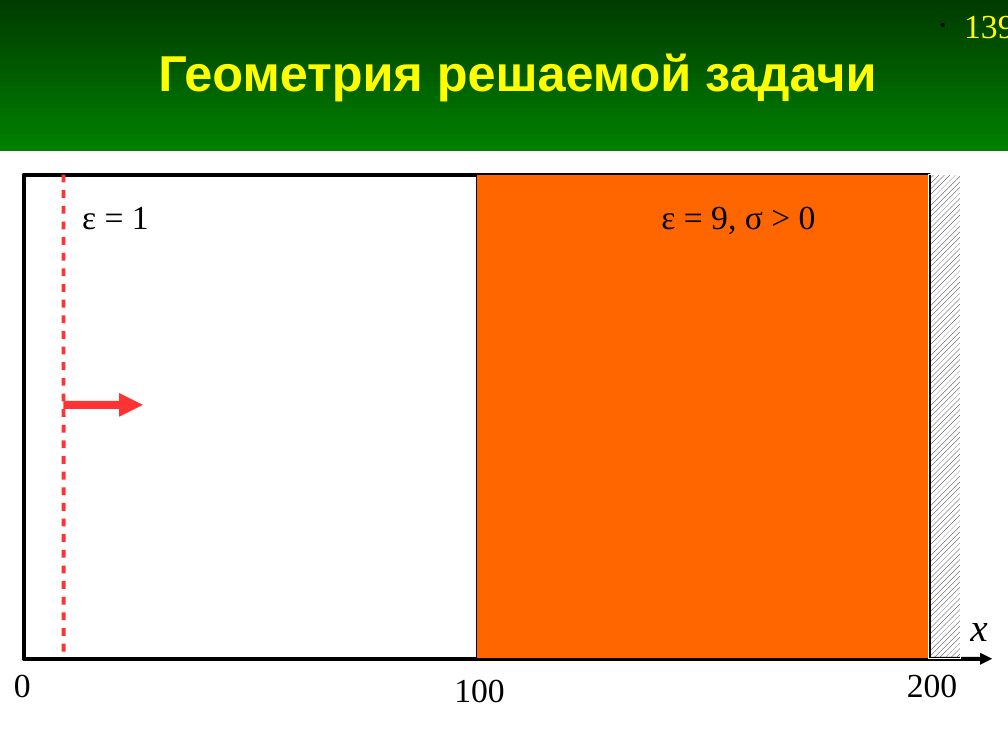
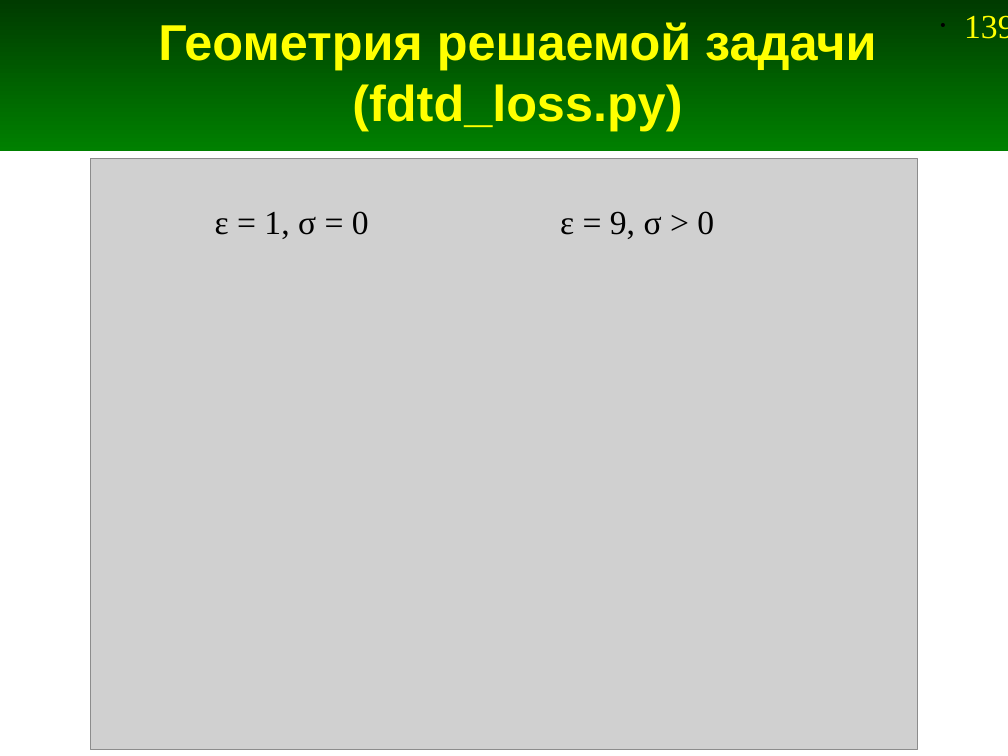
Before and after one commit to andris0147sv/modelling, a slide deck: slide 139 of presentations/2. FDTD.odp. Drawn at 1008x756 pixels with LibreOffice and Linux fonts; fonts in the diff are those of the drawing; grey boxes stand for pictures. Boxes give left, top, right and bottom in pixels: in the first picture for what was removed or moved away, otherwise in the second. Text is boxed around its words. In the diff, an @@ line names an element or a change of style, - is before the commit and + after.

```diff
--- a/presentations/2. FDTD.odp
+++ b/presentations/2. FDTD.odp
@@ title at bbox=[158, 22, 876, 131]: text changed @@
-Геометрия решаемой задачи
+Геометрия решаемой задачи
+(fdtd_loss.py)
@@ rectangle removed at bbox=[24, 174, 929, 658] @@
@@ line removed from (64, 174) to (64, 659) @@
@@ picture added at bbox=[91, 158, 918, 750] @@
@@ rectangle removed at bbox=[476, 174, 928, 658] @@
@@ rectangle removed at bbox=[928, 174, 960, 658] @@
@@ text "ε = 9, σ > ...": place and size @@
-text "ε = 9, σ > ..." at bbox=[661, 206, 816, 234]
+text "ε = 9, σ > ..." at bbox=[560, 211, 714, 239]
@@ text at bbox=[215, 211, 369, 239]: text changed @@
-ε = 1
+ε = 1, σ = 0
@@ arrow removed from (64, 405) to (143, 405) @@
@@ text removed at bbox=[970, 623, 987, 641] @@
-x
@@ arrow removed from (928, 659) to (992, 659) @@
@@ text removed at bbox=[14, 674, 31, 698] @@
-0
@@ text removed at bbox=[454, 679, 504, 703] @@
-100
@@ text removed at bbox=[907, 674, 957, 698] @@
-200
```
Also in this commit, not shown: 20 other slides changed, 2 slides added, 3 slides removed, 9 other files.
